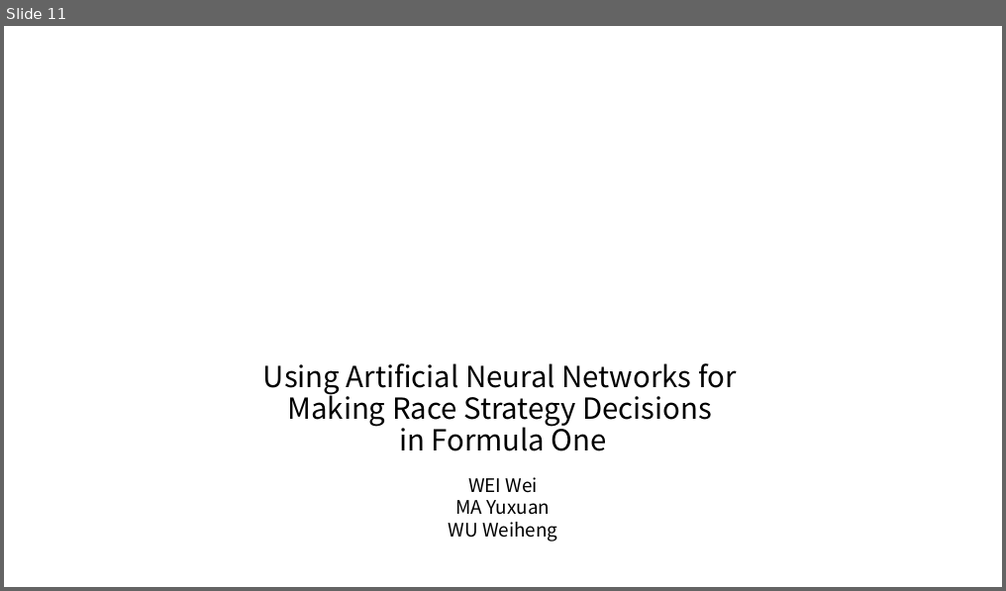
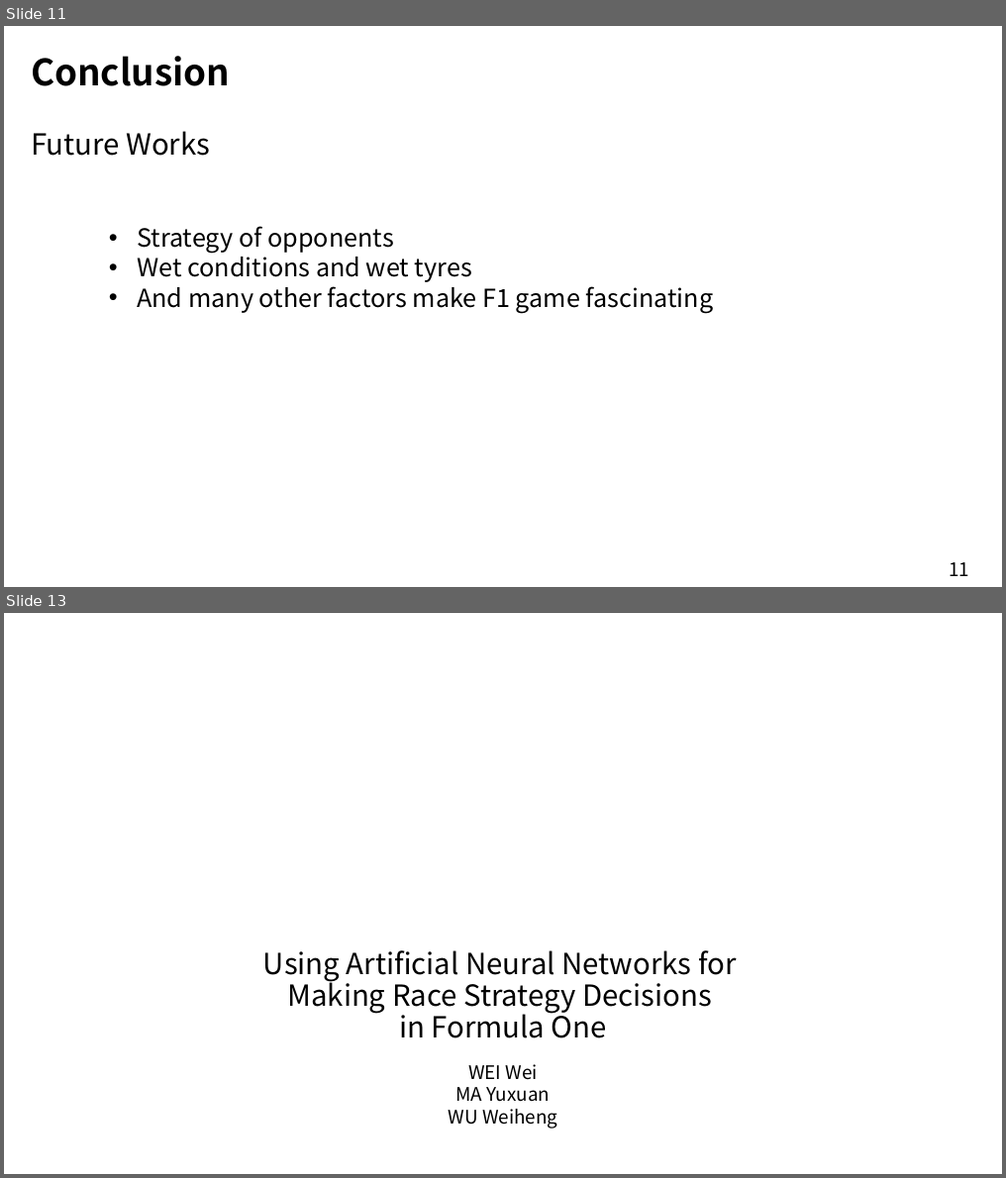
Before and after one commit to xvhhvx/EESM5900V_Project, a slide deck: Project_Presentation.pptx. Shown one above the other, each under a label of ours: slide 11 before the commit, slides 11 and 13 after it; the slides between them are not shown. The pictures are 1006x591 and 1006x1178 pixels, drawn with LibreOffice and Linux fonts; fonts in the diff are those of the drawing; background and template pictures are left out. Boxes give left, top, right and bottom in pixels: in the first picture for what was removed or moved away, otherwise in the second. Text is boxed around its words. In the diff, an @@ line names an element or a change of style, - is before the commit and + after.

```diff
--- a/Project_Presentation.pptx
+++ b/Project_Presentation.pptx
@@ slide 11 added at [4,26,1002,587], background #FFFFFF @@
@@ text added at [31,56,230,86], 35 pt, text #000000, bold @@
+Conclusion
@@ text added at [31,131,210,156], 28 pt, text #000000 @@
+Future Works
@@ text added at [137,226,714,314], 24 pt, text #000000 @@
+• Strategy of opponents
+• Wet conditions and wet tyres
+• And many other factors make F1 game fascinating
@@ text added at [948,563,969,576], 18 pt, text #000000 @@
+11
@@ what was slide 11 is now slide 13 @@
```
Also in this commit, not shown: 7 slides changed, 3 other slides added, 2 slides removed.
